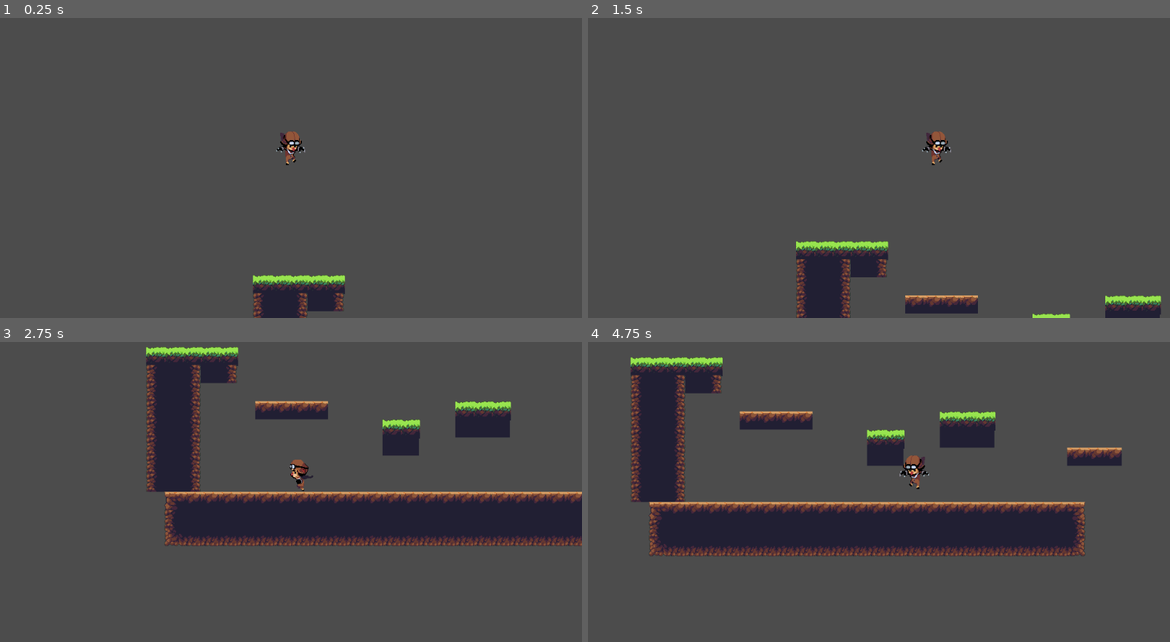
Above: before the commit, frames 1-4 (two rows, left to right).
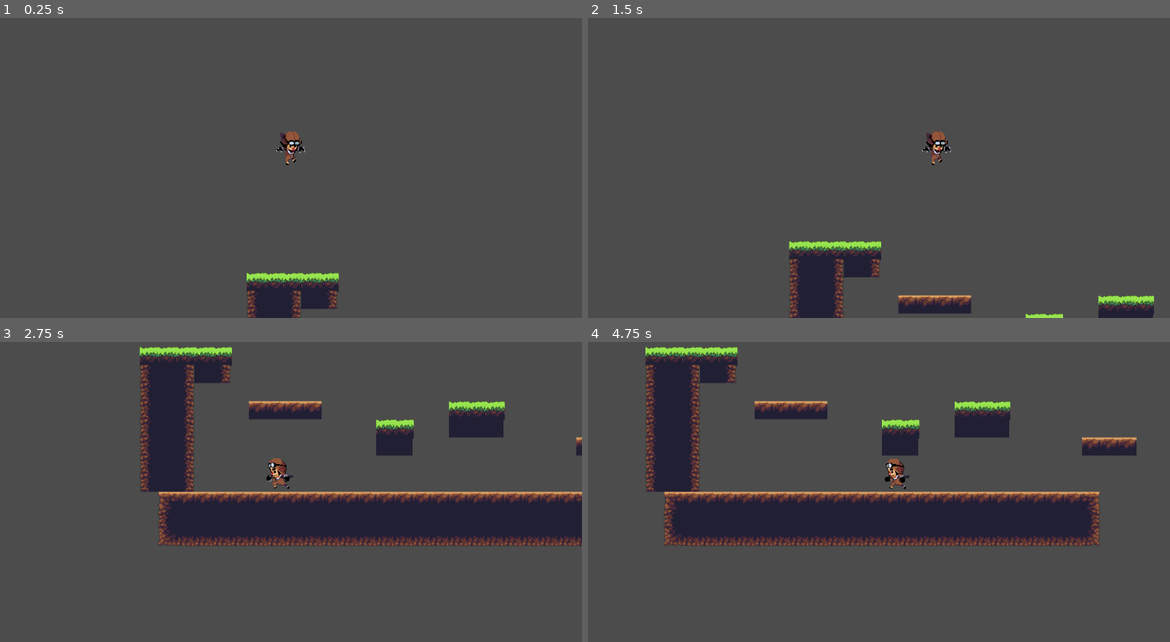
Above: after the commit, the same moments.

Repository: vishal-raj15/godot_game
Game: Godot game, scene res://world.tscn
The game is run twice, just before and just after one commit, with the same random seed, the same clock (stepped at 60 frames per second) and the same inputs.
Inputs:
- Up to frame 1 (0.25 s): no input
- Up to frame 2 (1.5 s): hold Right (ui_right) from 0.53 s (still down); tap Tab (ui_focus_next) at 0.6, 1.35 s; tap Up (ui_up) at 0.77 s
- Up to frame 3 (2.75 s): tap Up (ui_up) at 1.52 s; release Right (ui_right) at 2.03 s; hold Left (ui_left) from 2.03 s (still down); tap Tab (ui_focus_next) at 2.1 s
- Up to frame 4 (4.75 s): release Left (ui_left) at 2.78 s; hold Right (ui_right) 2.78-4.28 s; tap Tab (ui_focus_next) at 2.85, 3.6, 4.35 s; tap Up (ui_up) at 3.02, 3.77, 4.52 s; hold Left (ui_left) from 4.28 s (still down)

The runs differ from the first frame. In frame 1, 1.2% of the frame differs, in the area x 42-60%, y 84-100%; in frame 2, 2.2%; in frame 3, 6.4%; in frame 4, 19%, in the area x 7-95%, y 1-72%.

Commit message:
fire works

Diff:
--- a/godot_pr/KinematicBody2D.gd
+++ b/godot_pr/KinematicBody2D.gd
@@ -4,6 +4,8 @@
 const gravity = 20
 const jump_limit = 600
 const acc = 50
+
+const Fireball = preload("res://fireball.tscn")
 
 const UP = Vector2(0,-1)   #now right and up can be pressed at same time acts like a vector triangle
 var motion = Vector2()
@@ -34,6 +36,11 @@
 			$Sprite.play("fall")
 			motion.x= lerp(motion.x , 0 , 0.05)
 
+	elif Input.is_action_just_pressed("ui_focus_next"):
+
+		var fireball = Fireball.instance()
+		get_parent().add_child(fireball)
+		fireball.position = $Position2D.global_position
 
 	else:
 		$Sprite.play("idle")
--- /dev/null
+++ b/godot_pr/fireball.gd
@@ -0,0 +1,16 @@
+extends Area2D
+
+const speed =200
+var velocity = Vector2()
+
+func _ready():
+	pass
+
+func _physics_process(delta):
+	velocity.x = speed*delta
+	translate(velocity)
+	$AnimatedSprite.play("fire")
+
+
+func _on_VisibilityNotifier2D_screen_exited():
+	queue_free()
--- /dev/null
+++ b/godot_pr/fireball.tscn
@@ -0,0 +1,43 @@
+[gd_scene load_steps=10 format=2]
+
+[ext_resource path="res://Sprites/fire/4.png" type="Texture" id=1]
+[ext_resource path="res://Sprites/fire/5.png" type="Texture" id=2]
+[ext_resource path="res://Sprites/fire/2.png" type="Texture" id=3]
+[ext_resource path="res://Sprites/fire/1.png" type="Texture" id=4]
+[ext_resource path="res://Sprites/fire/6.png" type="Texture" id=5]
+[ext_resource path="res://Sprites/fire/3.png" type="Texture" id=6]
+[ext_resource path="res://fireball.gd" type="Script" id=7]
+
+[sub_resource type="SpriteFrames" id=1]
+animations = [ {
+"frames": [ ExtResource( 4 ), ExtResource( 3 ), ExtResource( 6 ), ExtResource( 1 ), ExtResource( 2 ), ExtResource( 5 ) ],
+"loop": true,
+"name": "fire",
+"speed": 3.0
+} ]
+
+[sub_resource type="RectangleShape2D" id=2]
+extents = Vector2( 38, 14 )
+
+[node name="fireball" type="Area2D"]
+position = Vector2( -4, -6 )
+script = ExtResource( 7 )
+
+[node name="AnimatedSprite" type="AnimatedSprite" parent="."]
+position = Vector2( 16.3607, 1.01689 )
+scale = Vector2( 0.130315, 0.142303 )
+frames = SubResource( 1 )
+animation = "fire"
+frame = 4
+speed_scale = 5.0
+playing = true
+flip_h = true
+
+[node name="CollisionShape2D" type="CollisionShape2D" parent="."]
+position = Vector2( 14, 4 )
+shape = SubResource( 2 )
+
+[node name="VisibilityNotifier2D" type="VisibilityNotifier2D" parent="."]
+position = Vector2( 14, 4 )
+scale = Vector2( 3.8, 1.4 )
+[connection signal="screen_exited" from="VisibilityNotifier2D" to="." method="_on_VisibilityNotifier2D_screen_exited"]
--- a/godot_pr/world.tscn
+++ b/godot_pr/world.tscn
@@ -33,6 +33,11 @@
 "loop": true,
 "name": "jump",
 "speed": 5.0
+}, {
+"frames": [ ExtResource( 9 ), ExtResource( 8 ), ExtResource( 10 ) ],
+"loop": true,
+"name": "shoot",
+"speed": 5.0
 } ]
 
 [sub_resource type="RectangleShape2D" id=2]
@@ -44,7 +49,7 @@
 }
 
 [node name="player" type="KinematicBody2D" parent="."]
-position = Vector2( 162.694, -135.769 )
+position = Vector2( 174.325, -131.892 )
 scale = Vector2( -1.16811, 1.08661 )
 script = ExtResource( 1 )
 __meta__ = {
@@ -52,10 +57,10 @@
 }
 
 [node name="Sprite" type="AnimatedSprite" parent="player"]
-position = Vector2( 0.132635, 0.292785 )
+position = Vector2( 0.132635, 0.292778 )
 scale = Vector2( 0.862367, 0.945399 )
 frames = SubResource( 1 )
-animation = "fall"
+animation = "shoot"
 playing = true
 flip_h = true
 
@@ -67,6 +72,9 @@
 current = true
 drag_margin_h_enabled = true
 
+[node name="Position2D" type="Position2D" parent="player"]
+position = Vector2( -20, 0 )
+
 [node name="TileMap" type="TileMap" parent="."]
 tile_set = ExtResource( 13 )
 cell_size = Vector2( 32, 32 )
Binary file added: godot_pr/Sprites/fire/1.png
Not shown, added: godot_pr/Sprites/fire/1.png.import
Binary file added: godot_pr/Sprites/fire/2.png
Not shown, added: godot_pr/Sprites/fire/2.png.import
Binary file added: godot_pr/Sprites/fire/3.png
Not shown, added: godot_pr/Sprites/fire/3.png.import
Binary file added: godot_pr/Sprites/fire/4.png
Not shown, added: godot_pr/Sprites/fire/4.png.import
Binary file added: godot_pr/Sprites/fire/5.png
Not shown, added: godot_pr/Sprites/fire/5.png.import
Binary file added: godot_pr/Sprites/fire/6.png
Not shown, added: godot_pr/Sprites/fire/6.png.import
